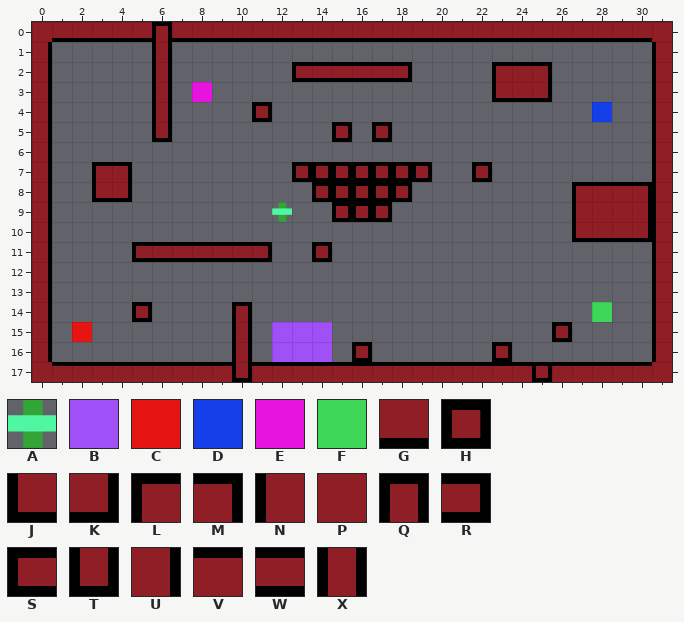
Two versions of a level (Tiled map, Game1/Engine/Level/LevelFiles/test-level.tmx). That is the earlier state.
Cells are 50x50 px. Shown: x 0..31, y 0..17.
Key: from "artifact": A 0; from "finish": B 0; from "player1": C 0; from "player2": D 0; from "player3": E 0; from "player4": F 0; from "wall-bottom": G 0; from "wall-closed": H 0; from "wall-corner-bottom-left": J 0; from "wall-corner-bottom-right": K 0; from "wall-corner-top-left": L 0; from "wall-corner-top-right": M 0; from "wall-left": N 0; from "wall-middle": P 0; from "wall-open-bottom": Q 0; from "wall-open-left": R 0; from "wall-open-right": S 0; from "wall-open-top": T 0; from "wall-right": U 0; from "wall-top": V 0; from "wall-tube-horizontal": W 0; from "wall-tube-vertical": X 0.
_ is an empty cell.
Layer "Tile Layer 1" before, first column x 0:
 0 PGGGGGQGGGGGGGGGGGGGGGGGGGGGGGGP
 1 U_____X________________________N
 2 U_____X______SWWWWR____LVM_____N
 3 U_____X_E______________JGK_____N
 4 U_____X____H________________D__N
 5 U_____T________H_H_____________N
 6 U______________________________N
 7 U__LM________HHHHHHH__H________N
 8 U__JK_________HHHHH________LVVMN
 9 U___________A__HHH_________NPPUN
10 U__________________________JGGKN
11 U____SWWWWWR__H________________N
12 U______________________________N
13 U______________________________N
14 U____H____Q_________________F__N
15 U_C_______X_BBB___________H____N
16 U_________X_BBB_H______H_______N
17 PVVVVVVVVVTVVVVVVVVVVVVVVHVVVVVP
New version:
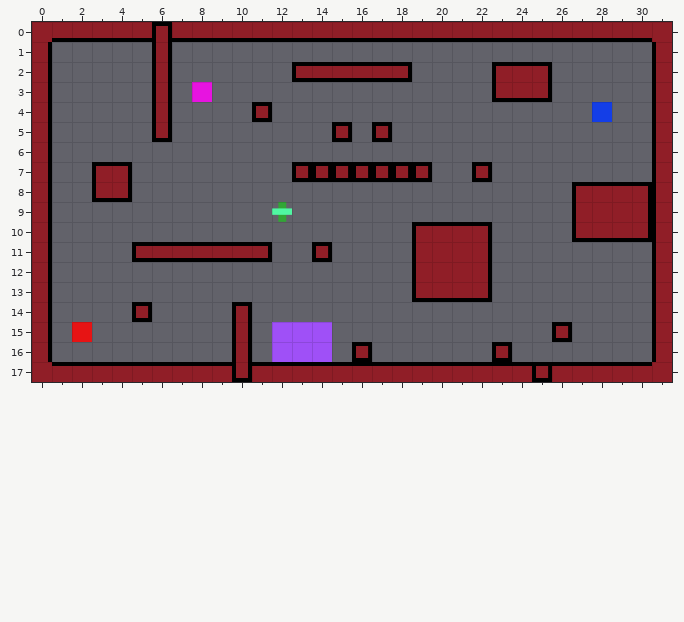
Change:
Changed rows in their new state; . is an unchanged cell.
Layer "Tile Layer 1":
first column x 14:
 8 _____..........
 9 .___...........
10 .....LVVM......
11 .....NPPU......
12 .....NPPU......
13 .....JGGK......
14 .............._
Where, in picture pixels (left, top, right, bottom), the same in both pictures:
removed: (312, 182, 412, 222)
added: (412, 222, 492, 302)
removed: (592, 302, 612, 322)
